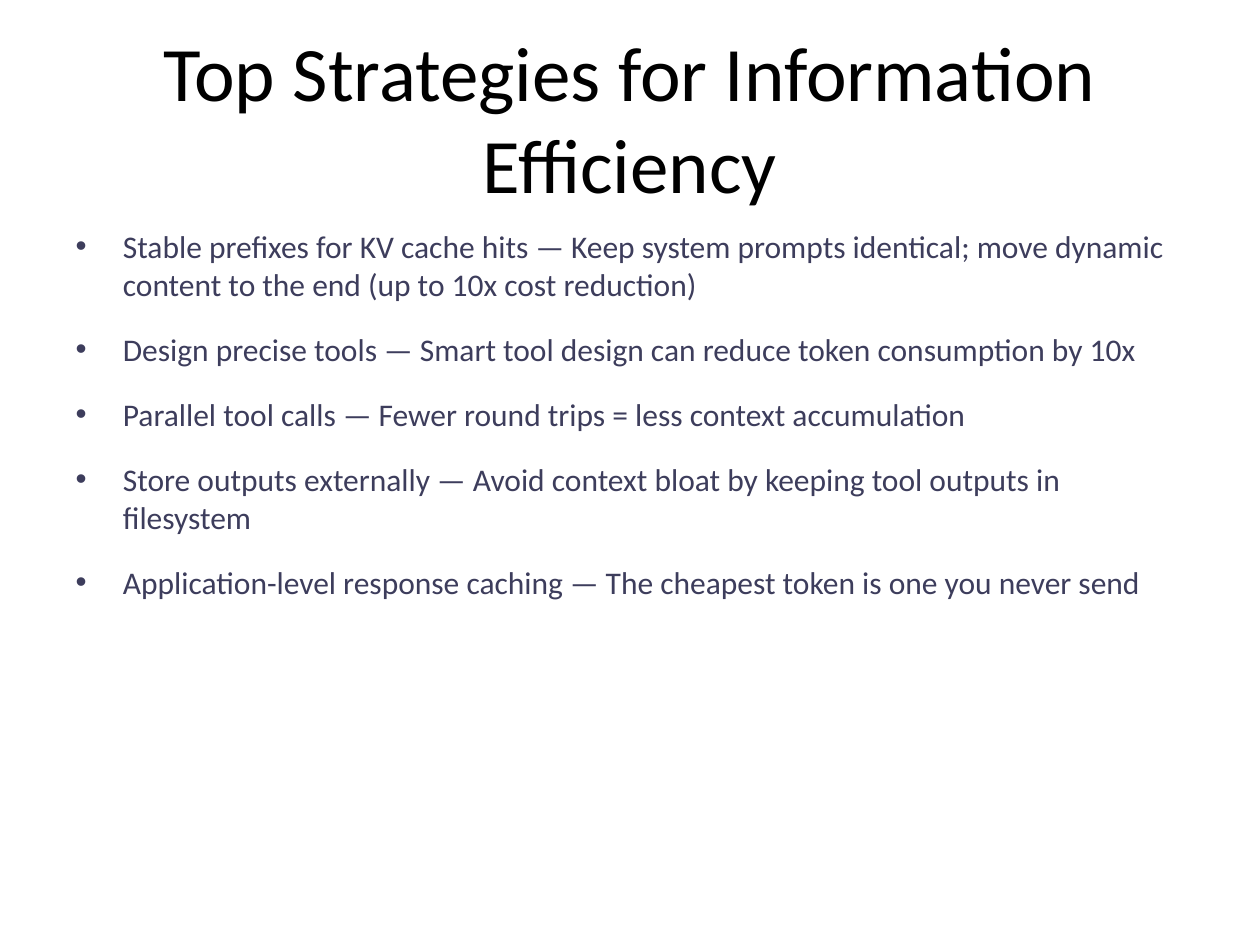
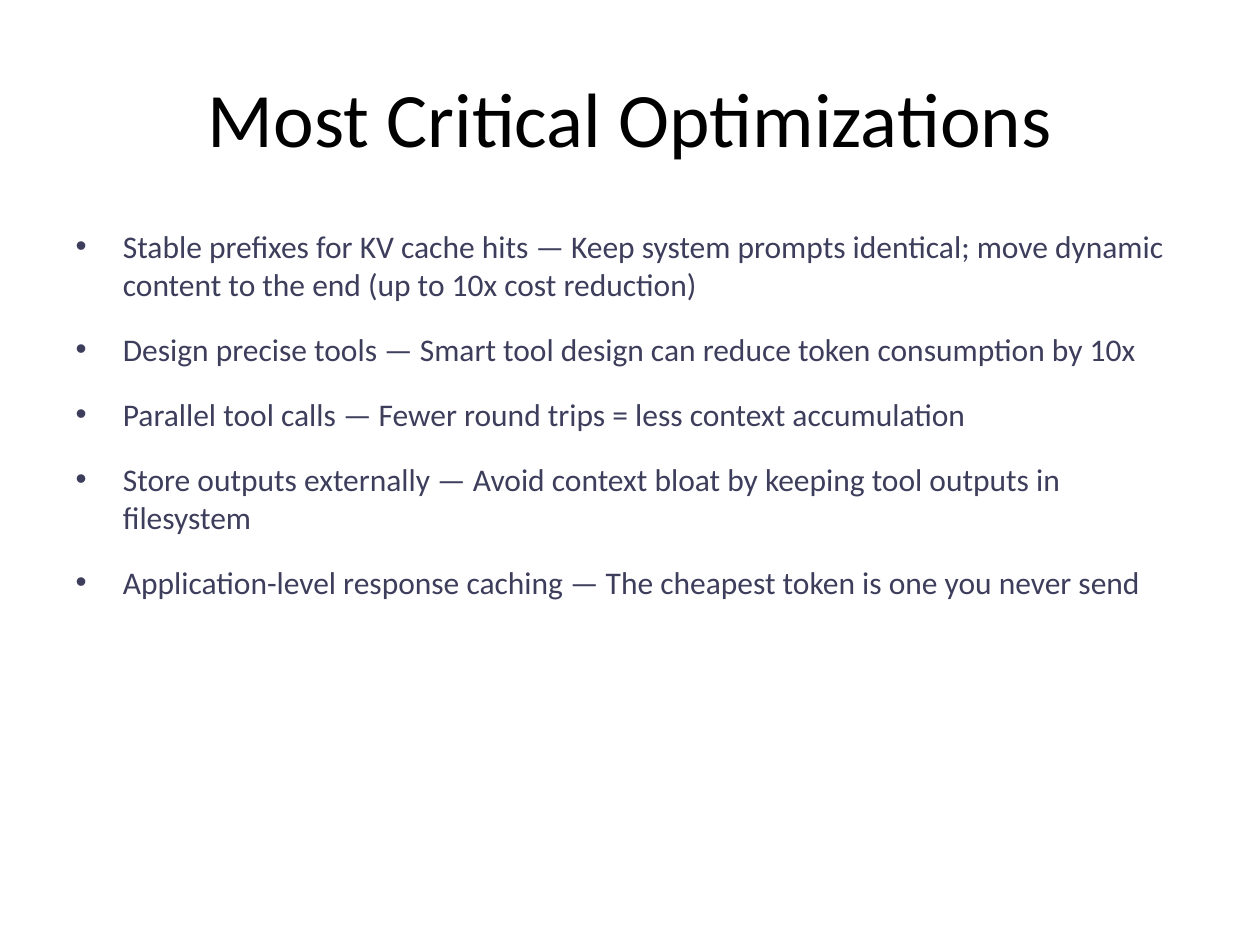
Before and after one commit to ms4674/Equity-research, a slide deck: slide 4 of LLM_Information_Efficiency_Presentation.pptx. Drawn at 1260x945 pixels with LibreOffice and Linux fonts; fonts in the diff are those of the drawing. Boxes give left, top, right and bottom in pixels: in the first picture for what was removed or moved away, otherwise in the second. Text is boxed around its words. In the diff, an @@ line names an element or a change of style, - is before the commit and + after.

```diff
--- a/LLM_Information_Efficiency_Presentation.pptx
+++ b/LLM_Information_Efficiency_Presentation.pptx
@@ title at [208,93,1051,160]: text changed @@
-Top Strategies for Information Efficiency
+Most Critical Optimizations
```
Also in this commit, not shown: 4 other slides changed, 1 slide added, 2 slides removed, 1 other file.
